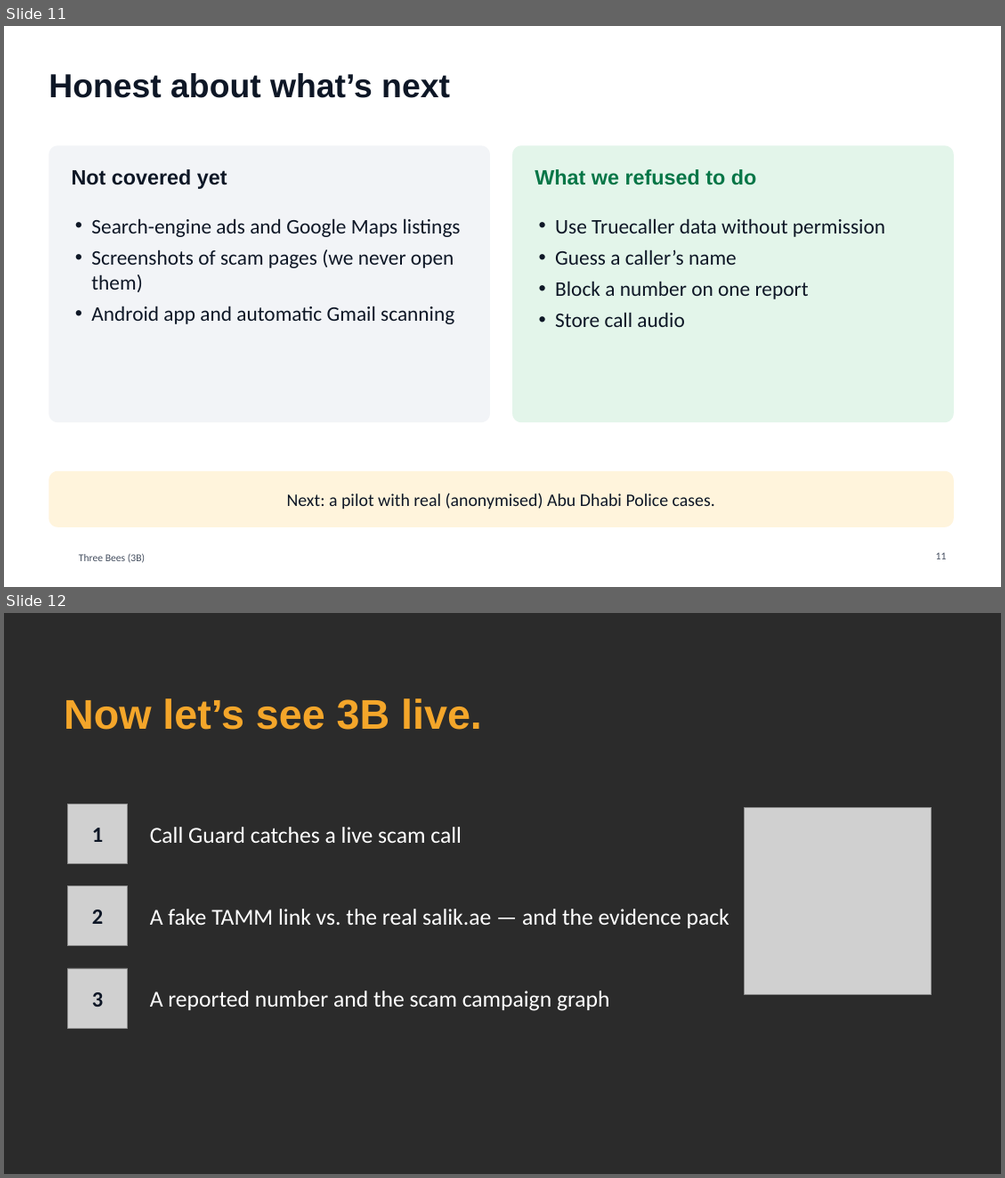
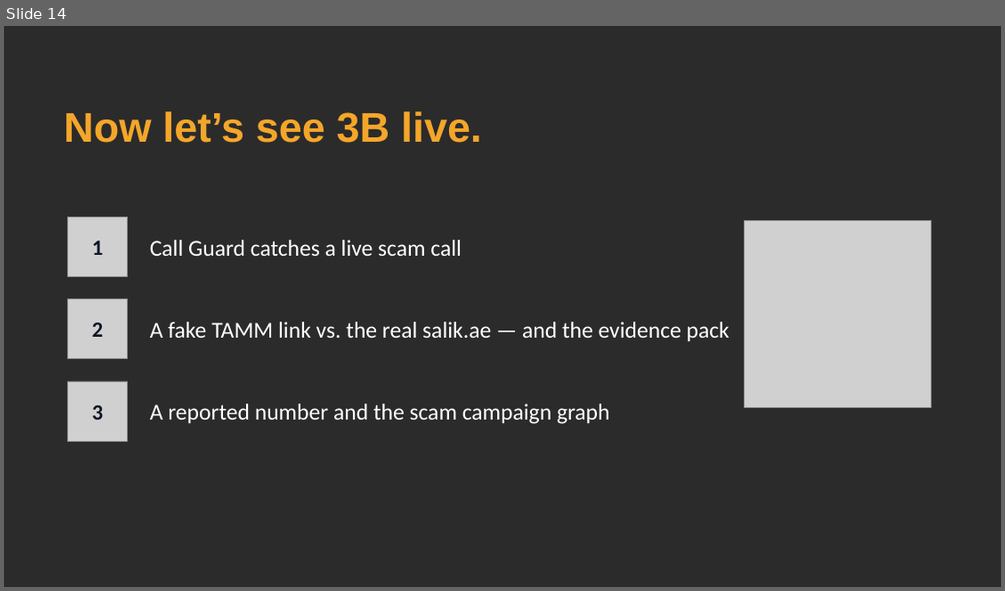
Before and after one commit to Mezx-1/three-bees, a slide deck: docs/presentation/ThreeBees_pitch.pptx. Shown one above the other, each under a label of ours: slides 11 and 12 before the commit, slide 14 after it. The pictures are 1005x1178 and 1005x591 pixels, drawn with LibreOffice and Linux fonts; fonts in the diff are those of the drawing; grey boxes stand for pictures; background and template pictures are left out; a plain dark background stands for a picture behind light text. Boxes give left, top, right and bottom in pixels: in the first picture for what was removed or moved away, otherwise in the second. Text is boxed around its words. In the diff, an @@ line names an element or a change of style, - is before the commit and + after.

```diff
--- a/docs/presentation/ThreeBees_pitch.pptx
+++ b/docs/presentation/ThreeBees_pitch.pptx
@@ slide 11 removed at [4,26,1001,587], background #FFFFFF @@
@@ title removed at [48,73,450,98] @@
-Honest about what’s next
@@ rounded rectangle removed at [48,145,490,422] @@
@@ rounded rectangle removed at [512,145,954,422] @@
@@ text removed at [72,169,227,189] @@
-Not covered yet
@@ text removed at [534,169,757,185] @@
-What we refused to do
@@ text removed at [91,218,461,324] @@
-• Search-engine ads and Google Maps listings
-• Screenshots of scam pages (we never open them)
-• Android app and automatic Gmail scanning
@@ text removed at [555,218,885,327] @@
-• Use Truecaller data without permission
-• Guess a caller’s name
-• Block a number on one report
-• Store call audio
@@ rounded rectangle removed at [48,471,954,527] @@
@@ text removed at [287,492,715,509] @@
-Next: a pilot with real (anonymised) Abu Dhabi Police cases.
@@ text removed at [79,553,145,563] @@
-Three Bees (3B)
@@ page number removed at [936,552,947,559] @@
-11
@@ what was slide 12 is now slide 14 @@
```
Also in this commit, not shown: 8 slides changed, 6 slides added, 3 other slides removed.
